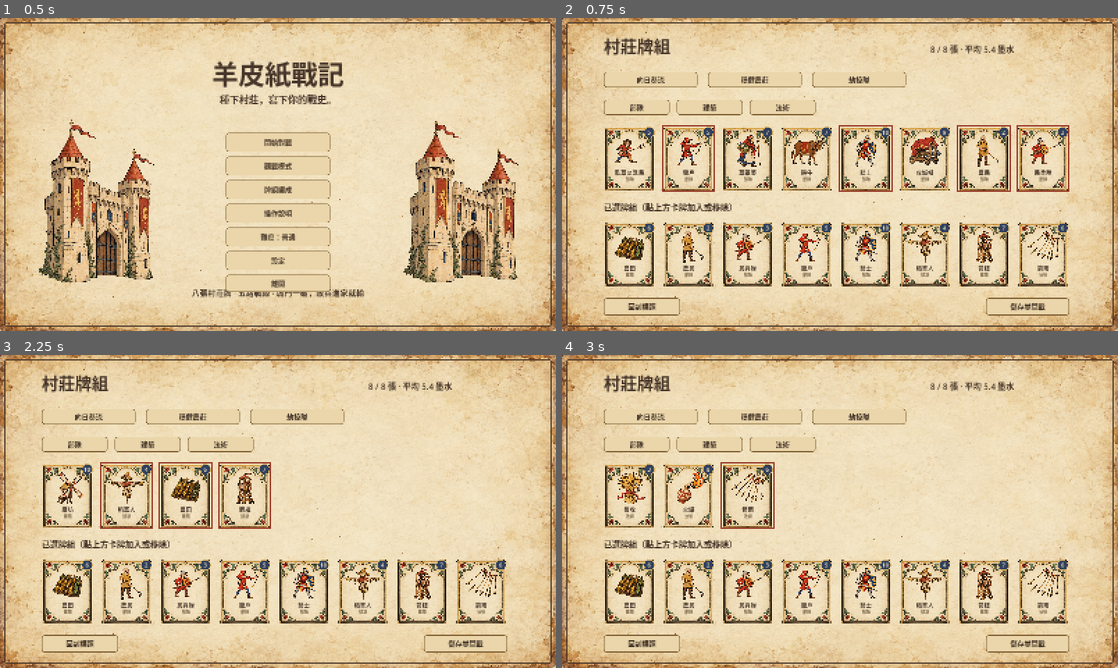
Above: before the commit, frames 1-4 (two rows, left to right).
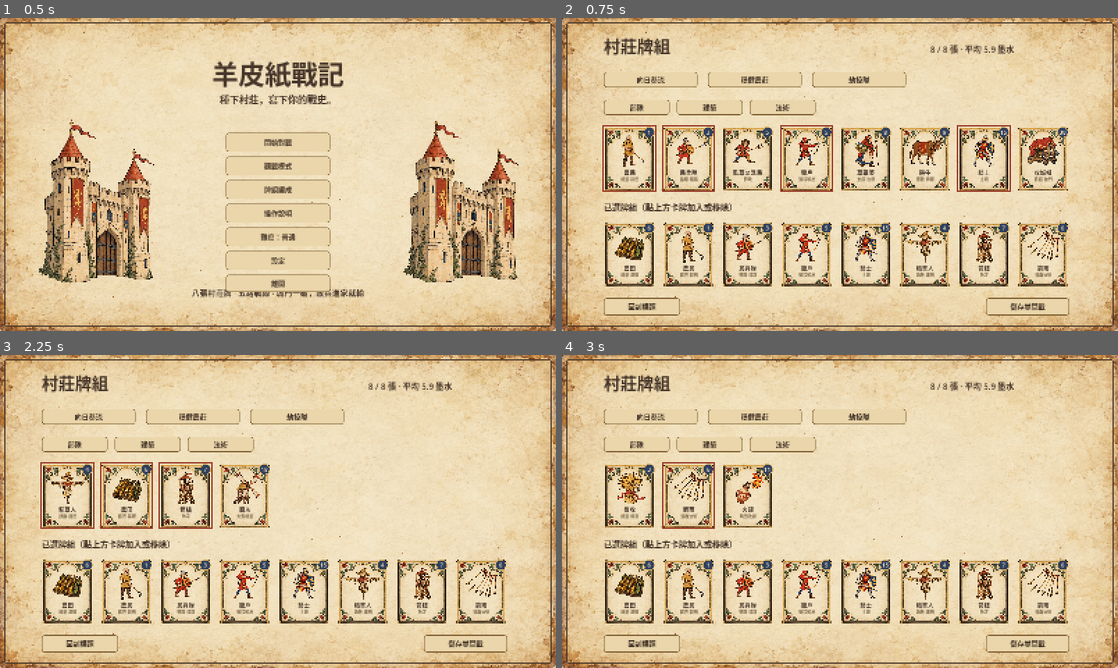
Above: after the commit, the same moments.

Repository: crazycatpower/FiveLaneLords
Game: Godot game, scene res://main.tscn
The game is run twice, just before and just after one commit, with the same random seed, the same clock (stepped at 60 frames per second) and the same inputs.
Inputs:
- Up to frame 1 (0.5 s): no input
- Up to frame 2 (0.75 s): click "牌組編成" at 0.5 s
- Up to frame 3 (2.25 s): click "部隊" at 1.25 s; click "建築" at 2 s
- Up to frame 4 (3 s): click "法術" at 2.75 s

Frame 1 is identical in both runs. In frame 2, 3.9% of the frame differs, in the area x 7-92%, y 8-83%; in frame 3, 2.0%; in frame 4, 1.3%.

Commit message:
Card roles and a 1-30 ink cost range
Every card gets a role shown on its face (economy, cycle, swarm,
ranged, defence, tank, finisher...). Costs now run from 1 (farmer) to
30 (ram) with stats scaled to match: knight 15 / 1000 HP, mill 18 / x2
lane farms, fire 11 / 420 dmg, ram 30 / 1600 HP, 160 per hit on gates.
The AI sends the ram once it has 40 ink or the target gate is below 60%.
Card tests read numbers from balance.gd. Producer decision 2026-10-29.

Co-Authored-By: Claude Opus 5.5 <noreply@anthropic.com>

Diff:
--- a/balance.gd
+++ b/balance.gd
@@ -33,35 +33,37 @@
 const AURA_BONUS := 1.35
 const AI_TICK := 0.5
 const LORD_HYSTERESIS := 1.5
+# Costs run 1..30 (producer decision 2026-10-29). "role" is the card's job, shown on the card face.
 const CARDS := {
-	"mob":{"name":"乾草叉暴民","type":"unit","cost":5,"count":5,"hp":45.0,"damage":9.0,"interval":0.9,"range":47.0,"speed":48.0},
-	"hunter":{"name":"獵戶","type":"unit","cost":5,"count":2,"hp":55.0,"damage":10.0,"interval":1.2,"range":170.0,"speed":34.0},
-	"healer":{"name":"草藥婆","type":"unit","cost":7,"count":1,"hp":140.0,"damage":6.0,"interval":1.0,"range":120.0,"speed":32.0},
-	"ox":{"name":"耕牛","type":"unit","cost":7,"count":1,"hp":420.0,"damage":20.0,"interval":1.2,"range":47.0,"speed":70.0},
-	"knight":{"name":"騎士","type":"unit","cost":10,"count":1,"hp":600.0,"damage":40.0,"interval":1.2,"range":47.0,"speed":32.0},
-	"ram":{"name":"攻城槌","type":"unit","cost":9,"count":1,"hp":420.0,"damage":60.0,"interval":2.0,"range":47.0,"speed":20.0},
-	"mill":{"name":"磨坊","type":"building","cost":10,"hp":700.0,"expires":-1.0},
-	"scarecrow":{"name":"稻草人","type":"building","cost":4,"hp":400.0,"expires":25.0},
-	"harvest":{"name":"豐收","type":"spell","cost":3,"radius":120.0},
-	"fire":{"name":"火罐","type":"spell","cost":8,"radius":90.0,"damage":320.0,"building_damage":640.0,"gate_damage":100.0},
-	"farm":{"name":"農田","type":"building","cost":6,"hp":250.0,"expires":-1.0},
-	"farmer":{"name":"農民","type":"unit","cost":2,"count":2,"hp":60.0,"damage":6.0,"interval":1.0,"range":47.0,"speed":42.0},
-	"militia":{"name":"民兵隊","type":"unit","cost":3,"count":2,"hp":85.0,"damage":13.0,"interval":0.95,"range":47.0,"speed":39.0},
-	"tower":{"name":"箭樓","type":"building","cost":7,"hp":500.0,"expires":40.0,"range":200.0,"damage":18.0,"interval":0.8},
-	"rain":{"name":"箭雨","type":"spell","cost":6,"radius":110.0,"damage":200.0,"building_damage":60.0,"gate_damage":60.0}
+	"farmer":{"name":"農民","role":"經濟·耕田","type":"unit","cost":1,"count":2,"hp":50.0,"damage":6.0,"interval":1.0,"range":47.0,"speed":42.0},
+	"militia":{"name":"民兵隊","role":"循環·擋路","type":"unit","cost":3,"count":2,"hp":85.0,"damage":13.0,"interval":0.95,"range":47.0,"speed":39.0},
+	"harvest":{"name":"豐收","role":"經濟·爆發","type":"spell","cost":3,"radius":120.0},
+	"scarecrow":{"name":"稻草人","role":"誘敵·護田","type":"building","cost":4,"hp":400.0,"expires":25.0},
+	"mob":{"name":"乾草叉暴民","role":"群攻","type":"unit","cost":5,"count":5,"hp":45.0,"damage":9.0,"interval":0.9,"range":47.0,"speed":48.0},
+	"hunter":{"name":"獵戶","role":"遠程輸出","type":"unit","cost":5,"count":2,"hp":55.0,"damage":10.0,"interval":1.2,"range":170.0,"speed":34.0},
+	"farm":{"name":"農田","role":"經濟·基礎","type":"building","cost":6,"hp":250.0,"expires":-1.0},
+	"rain":{"name":"箭雨","role":"清群法術","type":"spell","cost":6,"radius":110.0,"damage":200.0,"building_damage":60.0,"gate_damage":60.0},
+	"tower":{"name":"箭樓","role":"防守","type":"building","cost":7,"hp":500.0,"expires":40.0,"range":200.0,"damage":18.0,"interval":0.8},
+	"healer":{"name":"草藥婆","role":"支援·治療","type":"unit","cost":8,"count":1,"hp":160.0,"damage":6.0,"interval":1.0,"range":120.0,"speed":32.0},
+	"ox":{"name":"耕牛","role":"衝鋒·拆建","type":"unit","cost":9,"count":1,"hp":520.0,"damage":22.0,"interval":1.2,"range":47.0,"speed":70.0},
+	"fire":{"name":"火罐","role":"燒田法術","type":"spell","cost":11,"radius":95.0,"damage":420.0,"building_damage":840.0,"gate_damage":140.0},
+	"knight":{"name":"騎士","role":"主坦","type":"unit","cost":15,"count":1,"hp":1000.0,"damage":55.0,"interval":1.2,"range":47.0,"speed":32.0},
+	"mill":{"name":"磨坊","role":"大型經濟","type":"building","cost":18,"hp":900.0,"expires":-1.0},
+	"ram":{"name":"攻城槌","role":"終結·破門","type":"unit","cost":30,"count":1,"hp":1600.0,"damage":160.0,"interval":2.0,"range":47.0,"speed":22.0}
 }
+
 const PRESET_NAMES := ["向日葵流","穩健農莊","劫掠隊"]
 const PRESETS := [
 	["farm","farmer","harvest","mill","scarecrow","tower","militia","rain"],
 	["farm","farmer","militia","hunter","knight","scarecrow","tower","rain"],
 	["farm","farmer","mob","ox","ram","hunter","fire","scarecrow"]
 ]
-const MILL_BONUS := 1.5
+const MILL_BONUS := 2.0
 const HARVEST_TIME := 8.0
 const HEAL_RADIUS := 120.0
-const HEAL_AMOUNT := 12.0
+const HEAL_AMOUNT := 15.0
 const HEAL_INTERVAL := 1.0
-const OX_CHARGE := 120.0
+const OX_CHARGE := 150.0
 const OX_KNOCKBACK := 30.0
 const OX_BUILDING_BONUS := 1.5
 const OX_SLOW_SPEED := 30.0
--- a/enemy_ai.gd
+++ b/enemy_ai.gd
@@ -97,6 +97,8 @@
 				elif s.difficulty == 2 and s.enemy_ink >= 35 and c.kind in ["tower","scarecrow"]:
 					var expected := int(s.memory.get("lane",target_lane))
 					if lane == expected and ours[lane] < 400: score = 780
+				elif c.kind == "ram" and lane == target_lane and (s.ink >= 40 or s.gates[1-team][lane] <= B.GATE_HP*0.6):
+					score = 720 # the 30-ink finisher: send it once there is a gate worth breaking
 				elif wave and data.type == "unit" and c.kind != "farmer":
 					# Front-most legal cell of the chosen lane; other lanes only as a weaker fallback.
 					score = 600+col*4-data.cost-(0 if lane == target_lane else 60+(attack[target_lane]-attack[lane])*0.05)
--- a/game.gd
+++ b/game.gd
@@ -308,7 +308,7 @@
 	draw_texture_rect(art(kind),Rect2(rect.position+s*Vector2(0.17,0.13),s*Vector2(0.66,0.5)),false,Color(0.45,0.45,0.45) if short else Color.WHITE)
 	# Name and type sit above the frame's bottom corner flowers (they start ~83% down).
 	draw_string(font,rect.position+Vector2(0,s.y*0.74),data.name,HORIZONTAL_ALIGNMENT_CENTER,s.x,17,INK)
-	draw_string(font,rect.position+Vector2(0,s.y*0.83),{"unit":"部隊","building":"建築","spell":"法術"}[data.type],HORIZONTAL_ALIGNMENT_CENTER,s.x,12,Color("7a6446"))
+	draw_string(font,rect.position+Vector2(0,s.y*0.83),data.role,HORIZONTAL_ALIGNMENT_CENTER,s.x,12,Color("7a6446"))
 	# Ink cost badge, top right.
 	var badge := rect.position+Vector2(s.x-19,19)
 	draw_circle(badge,15,Color("2f3f5c"))
@@ -598,8 +598,8 @@
 
 func card_description(kind: String) -> String:
 	var card: Dictionary = B.CARDS[kind]
-	var descriptions := {"farm":"種下三秒後開始，每十秒產出兩滴墨水。","farmer":"兩名農民向前行軍，順路耕田 1.5 秒，農田加速十五秒。","mill":"同一路農田產量速度 +50%，每方一座。","scarecrow":"吸引附近敵兵攻擊，存在二十五秒。","tower":"每 0.8 秒射箭，射程 200，存在四十秒。","harvest":"範圍內農田立即各產兩墨水，八秒加速。","rain":"範圍部隊傷害 200，建築與城門 60。","fire":"部隊傷害 320，建築 640，城門 100。","ox":"首擊 120 並擊退，建築傷害 ×1.5。","healer":"每秒治療附近友軍 12 血。","ram":"穿過部隊，只攻擊建築與城門。","hunter":"射程 170，箭矢飛行 0.35 秒。","knight":"600 生命的重裝主力。","mob":"五名暴民，錯開出場。","militia":"兩名民兵，基本近戰主力。"}
-	return "%s · %d 墨水\n%s" % [card.name,card.cost,descriptions.get(kind,"")]
+	var descriptions := {"farm":"種下三秒後開始，每十秒產出兩滴墨水。","farmer":"兩名農民向前走，順路耕田 1.5 秒，那塊田十五秒內產量加倍。","mill":"同一路農田產量 ×2，每方一座。","scarecrow":"吸引附近敵兵攻擊它，存在二十五秒。","tower":"每 0.8 秒射箭，射程 200，存在四十秒。","harvest":"範圍內農田立刻各產一滴，八秒內產量加倍。","rain":"範圍內部隊 200 傷害，建築與城門 60。","fire":"部隊 420 傷害，建築 840，城門 140。","ox":"第一下衝撞 150 並擊退，拆建築 ×1.5。","healer":"每秒治療附近友軍 15 血。","ram":"1600 血，無視部隊，每兩秒對城門或建築 160 傷害；城門破了就直接走進去。","hunter":"射程 170 的遠程手，兩名。","knight":"1000 血的重裝主坦。","mob":"五名暴民，錯開出場。","militia":"兩名民兵，便宜的擋路與循環牌。"}
+	return "%s · %d 墨水 · %s\n%s" % [card.name,card.cost,card.role,descriptions.get(kind,"")]
 
 func show_help() -> void:
 	screen = "help"
--- a/smoke_test.gd
+++ b/smoke_test.gd
@@ -255,43 +255,46 @@
 
 func test_cards() -> void:
 	check(B.CARDS.size() == 15,"fifteen card pool")
+	var costs: Array = B.CARDS.values().map(func(c: Dictionary) -> int: return c.cost)
+	check(costs.min() == 1 and costs.max() == 30,"card costs span 1 to 30")
+	check(B.CARDS.values().all(func(c: Dictionary) -> bool: return c.has("role") and not c.role.is_empty()),"every card has a role")
 	var m := Battle.new(1)
 	m.lords.clear()
 	var farm := m.add_building(0,Vector2i(1,0),"farm")
 	var other := m.add_building(0,Vector2i(1,1),"farm")
 	m.add_building(0,Vector2i(2,0),"mill")
-	check(m.farm_speed(farm) == 1.5 and m.farm_speed(other) == 1,"mill boosts only its lane")
+	check(m.farm_speed(farm) == B.MILL_BONUS and m.farm_speed(other) == 1,"mill boosts only its lane")
 	offer(m,"mill")
 	check(not m.can_play(0,0,L.cell_center(Vector2i(0,1))),"one mill per side")
 	var before: float = m.ink[0]
 	m.cast_spell({"kind":"harvest","team":0,"pos":farm.pos})
 	check(m.stats[0].drops == 2 and farm.harvest_until == 8,"harvest produces immediately on nearby farms")
-	check(m.farm_speed(farm) == 3,"harvest and mill stack multiplicatively")
+	check(m.farm_speed(farm) == 2*B.MILL_BONUS,"harvest and mill stack multiplicatively")
 	m = Battle.new(2)
 	m.lords.clear()
 	var target := m.add_building(1,Vector2i(7,0),"mill")
 	m.cast_spell({"kind":"fire","team":0,"pos":target.pos})
-	check(target.hp == 60,"fire does double 320 damage to buildings")
+	check(target.hp == maxf(0,B.CARDS.mill.hp-B.CARDS.fire.building_damage) and B.CARDS.fire.building_damage == 2*B.CARDS.fire.damage,"fire does double damage to buildings")
 	m = Battle.new(2)
 	m.lords.clear()
 	var ox := m.spawn_unit(0,0,"ox",Vector2(700,162))
 	var knight := m.spawn_unit(1,0,"knight",Vector2(720,162))
 	m.attack(ox,knight)
-	check(ox.charged and knight.hp == 480 and knight.pos.x == 750,"ox charge and knockback")
+	check(ox.charged and knight.hp == B.CARDS.knight.hp-B.OX_CHARGE and knight.pos.x == 750,"ox charge and knockback")
 	m.attack(ox,knight)
-	check(knight.hp == 460,"ox only charges once")
+	check(knight.hp == B.CARDS.knight.hp-B.OX_CHARGE-B.CARDS.ox.damage,"ox only charges once")
 	var healer := m.spawn_unit(0,0,"healer",Vector2(700,162))
 	ox.hp = 300
 	m.heal(healer,1)
-	check(ox.hp == 312,"herbalist heals nearby allies")
+	check(ox.hp == 300+B.HEAL_AMOUNT,"herbalist heals nearby allies")
 	m = Battle.new(2)
 	m.lords.clear()
 	var hunter := m.spawn_unit(0,0,"hunter",Vector2(700,162))
 	knight = m.spawn_unit(1,0,"knight",Vector2(820,162))
 	m.attack(hunter,knight)
-	check(knight.hp == 600 and m.projectiles.size() == 1,"arrow has real flight delay")
+	check(knight.hp == B.CARDS.knight.hp and m.projectiles.size() == 1,"arrow has real flight delay")
 	m.update_projectiles(0.35)
-	check(knight.hp == 590 and m.projectiles.is_empty(),"arrow damages on arrival")
+	check(knight.hp == B.CARDS.knight.hp-B.CARDS.hunter.damage and m.projectiles.is_empty(),"arrow damages on arrival")
 	m = Battle.new(2)
 	m.lords.clear()
 	var ram := m.spawn_unit(0,0,"ram",Vector2(700,162))
@@ -304,7 +307,7 @@
 	knight = m.spawn_unit(1,0,"knight",Vector2(1140,162))
 	var scarecrow := m.add_building(1,Vector2i(7,0),"scarecrow")
 	m.step(0.01)
-	check(scarecrow.hp < 400 and knight.hp == 600,"scarecrow takes priority over nearer troops")
+	check(scarecrow.hp < 400 and knight.hp == B.CARDS.knight.hp,"scarecrow takes priority over nearer troops")
 	m = Battle.new(2)
 	offer(m,"mob")
 	m.play(0,0,L.cell_center(Vector2i(1,1)))
@@ -312,7 +315,7 @@
 	m = Battle.new(2)
 	for lane: int in range(4): m.add_building(0,Vector2i(1,lane),"farm")
 	m.decks[1] = ["fire","militia","rain","tower","farm","farmer","ox","mob"]
-	m.ink[1] = 10
+	m.ink[1] = 12
 	var c: Dictionary = m.AI.decide(m.snapshot(1))
 	check(c.kind == "fire" and c.cell.x == 1,"AI raids four player farms with fire")
 
Binary file changed: deck-preview.png
Binary file changed: preview.png
Not shown, changed: docs/企劃書.md
